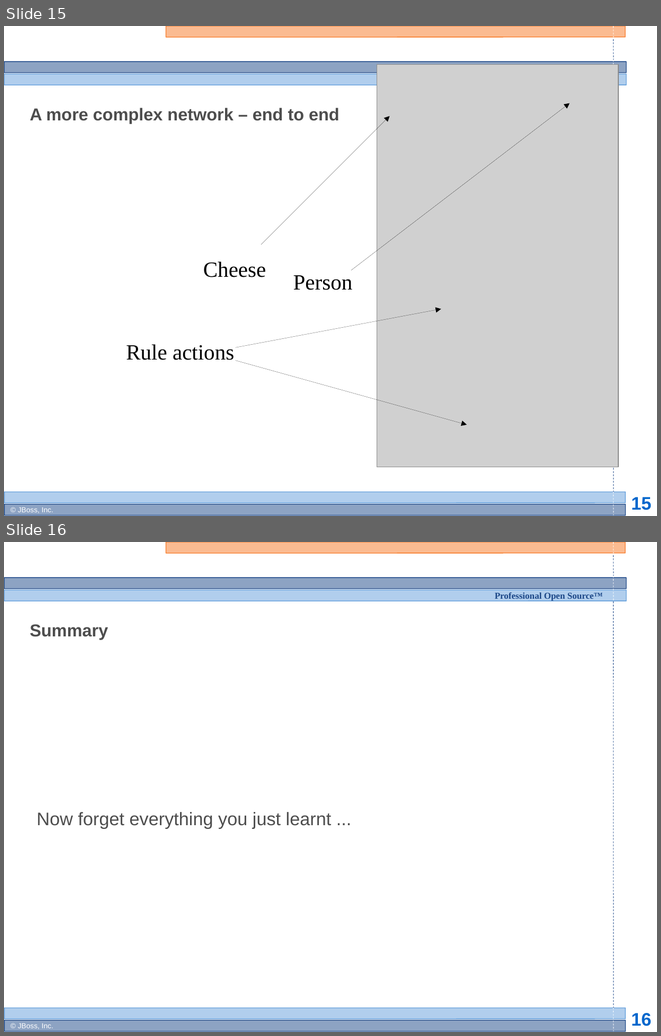
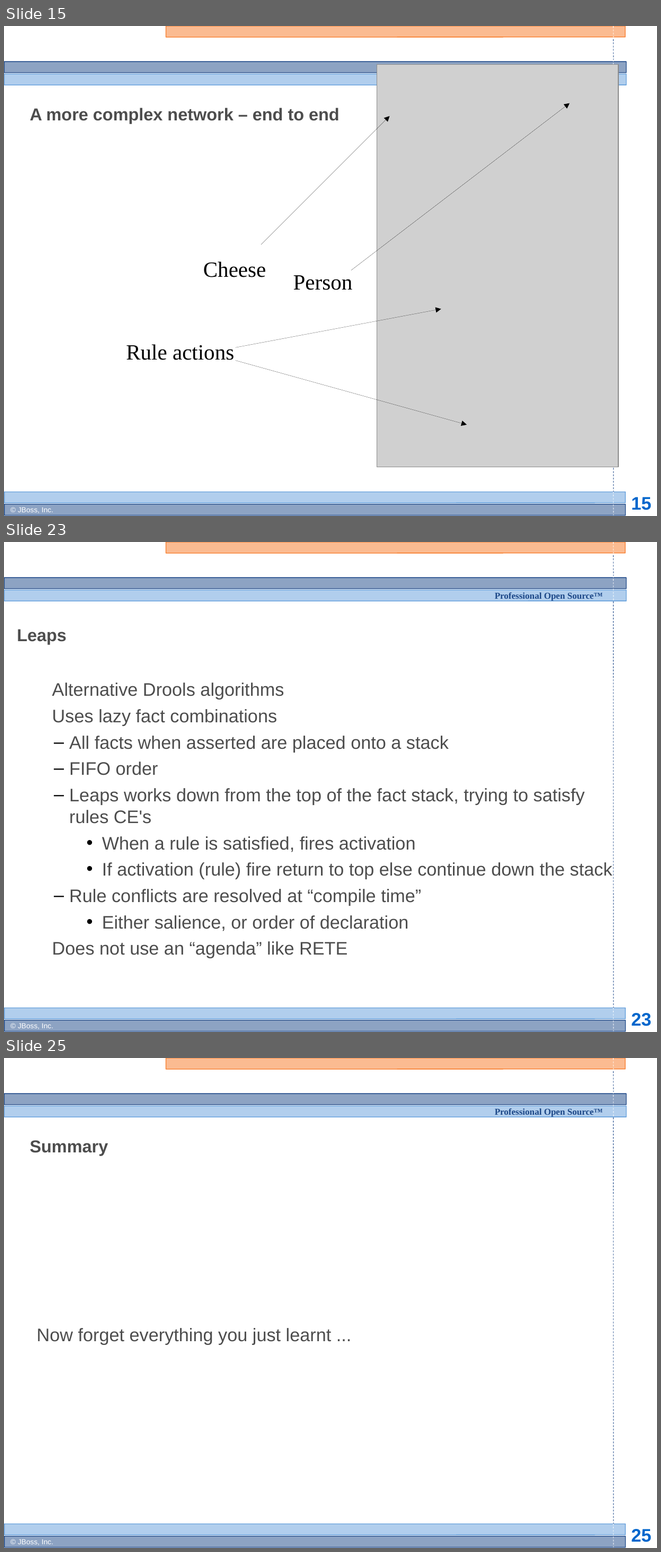
Before and after one commit to bobmcwhirter/drools, a slide deck: documentation/training/developers-course/Module 4 - Rule Engine Concepts 2.odp. Shown one above the other, each under a label of ours: slides 15 and 16 before the commit, slides 15, 23 and 25 after it; the slides between them are not shown. The pictures are 661x1036 and 661x1552 pixels, drawn with LibreOffice and Linux fonts; fonts in the diff are those of the drawing; grey boxes stand for pictures; background and template pictures are left out. Boxes give left, top, right and bottom in pixels: in the first picture for what was removed or moved away, otherwise in the second. Text is boxed around its words. In the diff, an @@ line names an element or a change of style, - is before the commit and + after.

```diff
--- a/documentation/training/developers-course/Module 4 - Rule Engine Concepts 2.odp
+++ b/documentation/training/developers-course/Module 4 - Rule Engine Concepts 2.odp
@@ slide 23 added at bbox=[4, 542, 657, 1032], background #FFFFFF; not listed: 13 template elements that a slide beside it also shows @@
@@ title added at bbox=[17, 629, 67, 644], 19 pt, text #4D4D4D, bold @@
+Leaps
@@ subtitle added at bbox=[52, 682, 612, 958], 20 pt, text #4D4D4D @@
+  Alternative Drools algorithms
+  Uses lazy fact combinations
+  – All facts when asserted are placed onto a stack
+  – FIFO order
+  – Leaps works down from the top of the fact stack, trying to satisfy rules CE's
+    • When a rule is satisfied, fires activation
+    • If activation (rule) fire return to top else continue down the stack
+  – Rule conflicts are resolved at “compile time”
+    • Either salience, or order of declaration
+  Does not use an “agenda” like RETE
@@ what was slide 16 is now slide 25 @@
@@ page number at bbox=[631, 1529, 651, 1542]: text changed @@
-16
+25
```
Also in this commit, not shown: 9 other slides added, 1 other file.
